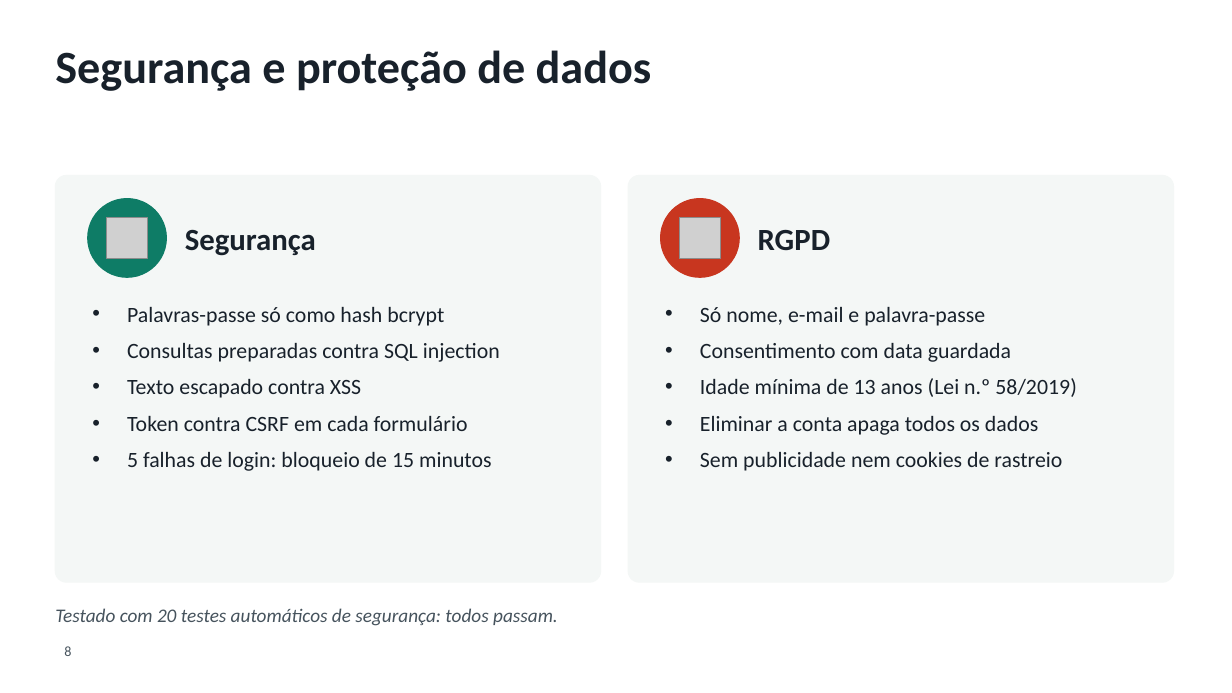
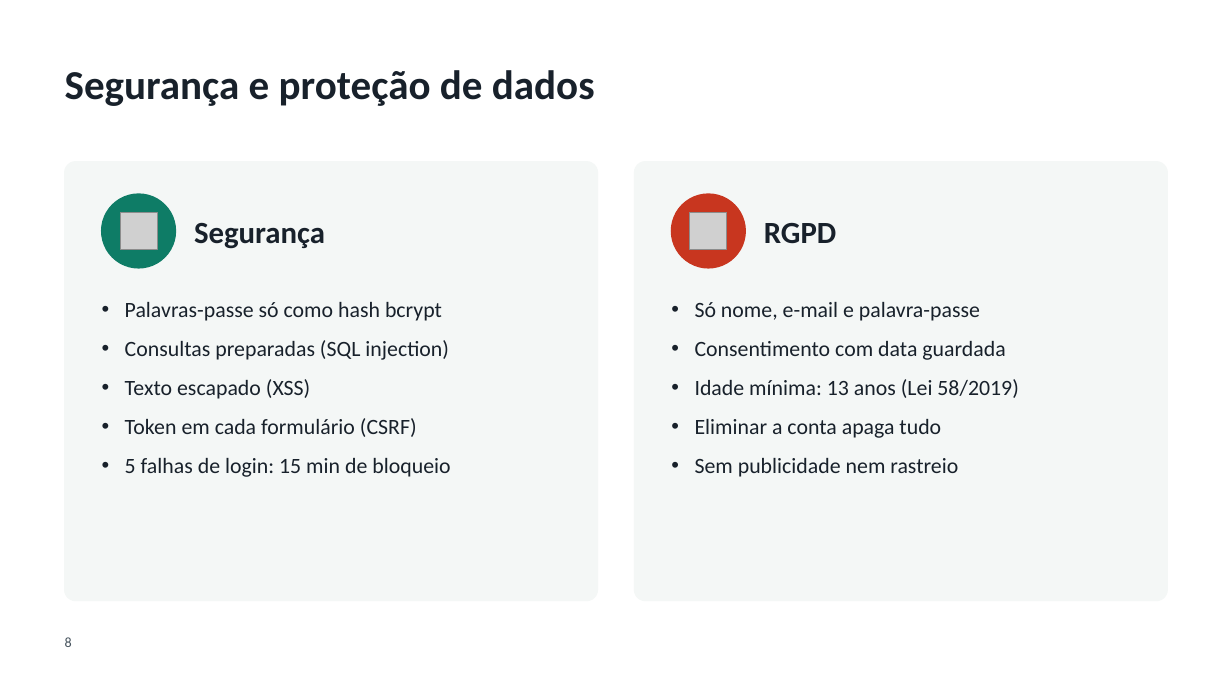
Before and after one commit to SCCPScar/MandarinCourse, a slide deck: slide 8 of docs/entregas/Apresentação - Chá.pptx. Drawn at 1232x693 pixels with LibreOffice and Linux fonts; fonts in the diff are those of the drawing; grey boxes stand for pictures; background and template pictures are left out. Boxes give left, top, right and bottom in pixels: in the first picture for what was removed or moved away, otherwise in the second. Text is boxed around its words. In the diff, an @@ line names an element or a change of style, - is before the commit and + after.

```diff
--- a/docs/entregas/Apresentação - Chá.pptx
+++ b/docs/entregas/Apresentação - Chá.pptx
@@ title "Segurança e proteção de dados": place and size @@
-title "Segurança e proteção de dados" at (55,50,651,91)
+title "Segurança e proteção de dados" at (65,70,595,106)
@@ title "Segurança e proteção de dados" at (65,70,595,106): size 36 to 32 pt; vertical alignment top to middle @@
@@ rounded rectangle at (65,162,598,601): proportions changed @@
@@ rounded rectangle: place and size @@
-rounded rectangle at (55,176,601,582)
+rounded rectangle at (65,162,598,601)
@@ rounded rectangle: place and size @@
-rounded rectangle at (628,176,1174,582)
+rounded rectangle at (635,162,1168,601)
@@ rounded rectangle at (635,162,1168,601): proportions changed @@
@@ ellipse: place and size @@
-ellipse at (88,199,166,277)
+ellipse at (102,194,176,268)
@@ text "Segurança": place and size @@
-text "Segurança" at (185,230,316,256)
+text "Segurança" at (194,223,325,249)
@@ ellipse: place and size @@
-ellipse at (661,199,739,277)
+ellipse at (672,194,746,268)
@@ text "RGPD": place and size @@
-text "RGPD" at (758,230,831,251)
+text "RGPD" at (764,223,837,244)
@@ picture: place and size @@
-picture at (106,217,147,258)
+picture at (120,213,157,250)
@@ picture: place and size @@
-picture at (679,217,720,258)
+picture at (690,213,727,250)
@@ text at (125,302,442,321): indent changed; more space between paragraphs @@
@@ text at (695,302,1005,360): indent changed; more space between paragraphs @@
@@ text at (125,340,450,477): text changed @@
-• Consultas preparadas contra SQL injection
-• Texto escapado contra XSS
-• Token contra CSRF em cada formulário
-• 5 falhas de login: bloqueio de 15 minutos
+• Consultas preparadas (SQL injection)
+• Texto escapado (XSS)
+• Token em cada formulário (CSRF)
+• 5 falhas de login: 15 min de bloqueio
@@ text at (695,379,1019,477): text changed @@
-• Idade mínima de 13 anos (Lei n.º 58/2019)
-• Eliminar a conta apaga todos os dados
-• Sem publicidade nem cookies de rastreio
+• Idade mínima: 13 anos (Lei 58/2019)
+• Eliminar a conta apaga tudo
+• Sem publicidade nem rastreio
@@ text removed at (55,608,558,626) @@
-Testado com 20 testes automáticos de segurança: todos passam.
@@ page number: place and size @@
-page number at (64,646,71,656)
+page number at (65,637,72,647)
```
Also in this commit, not shown: 22 other slides changed, 6 other files.
